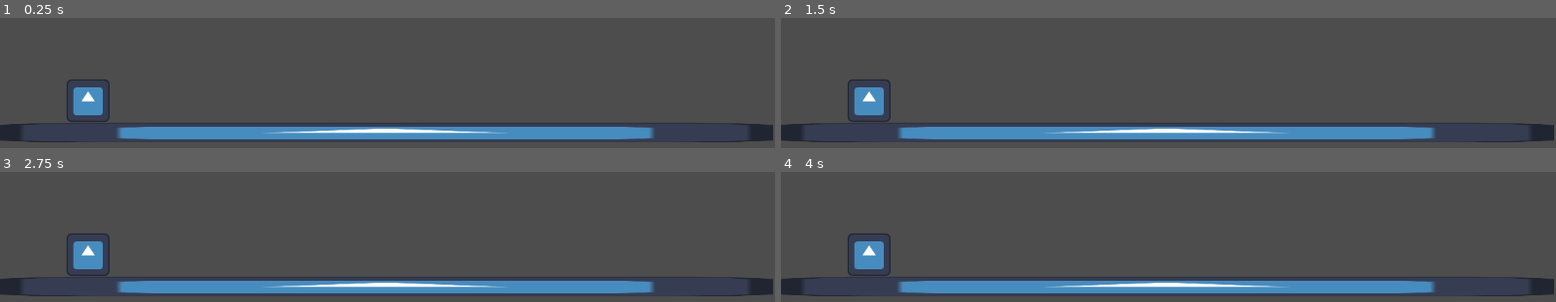
Above: before the commit, frames 1-4 (two rows, left to right).
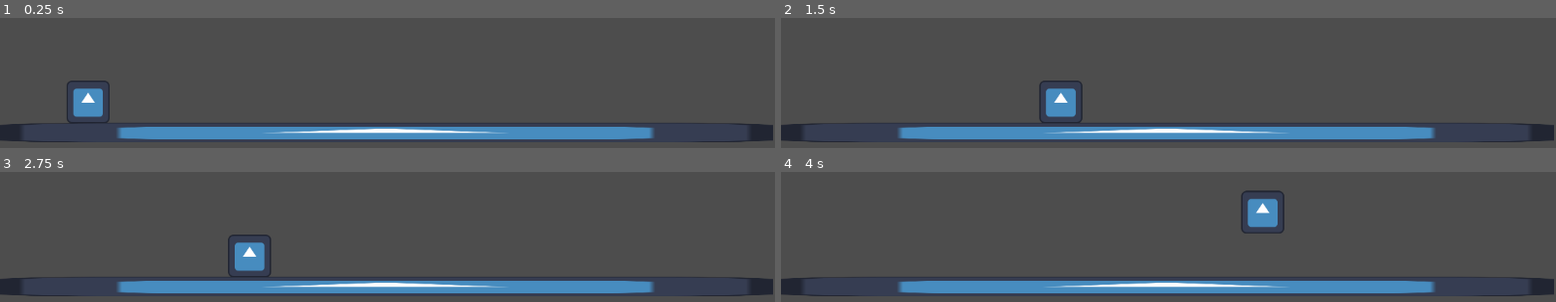
Above: after the commit, the same moments.

Repository: giulibaez/Reproducir-movimiento-en-Godot
Game: Godot game, scene res://main.tscn
Same seed, same stepped clock (60 frames per second), same inputs: the game is played once before the commit and once after it. The engine's default icon, where the game draws it, is replaced by a stand-in: a white triangle on a blue panel in a dark square.
Inputs:
- Up to frame 1 (0.25 s): no input
- Up to frame 2 (1.5 s): tap Enter at 0.5 s; hold D (move_right, bound only after the commit) from 0.53 s (still down); tap Space (jump, bound only after the commit) at 0.6, 0.77, 1.07, 1.35 s
- Up to frame 3 (2.75 s): tap Space (jump, bound only after the commit) at 1.52, 1.82, 2.1 s; release D (move_right, bound only after the commit) at 2.03 s; hold A (move_left, bound only after the commit) from 2.03 s (still down)
- Up to frame 4 (4 s): release A (move_left, bound only after the commit) at 2.78 s; hold D (move_right, bound only after the commit) from 2.78 s (still down); tap Space (jump, bound only after the commit) at 2.85, 3.02, 3.32, 3.6, 3.77 s

The runs differ from the first frame. In frame 1, 0.3% of the frame differs, in the area x 8-15%, y 47-81%; in frame 2, 2.2%; in frame 3, 2.1%; in frame 4, 2.2%, in the area x 8-65%, y 14-80%.

Commit message:
movimiento básico

Diff:
--- /dev/null
+++ b/reproducir-movimiento--hollow-knight/player.gd
@@ -0,0 +1,22 @@
+extends CharacterBody2D
+
+@export var speed: int
+@export var jumpSpeed: int
+var gravity= ProjectSettings.get_setting("physics/2d/default_gravity")
+
+func _physics_process(delta):
+	MoveX()
+	Jump(delta)
+	move_and_slide()
+
+
+func MoveX():
+	var InputGetAxis = Input.get_axis("move_left","move_right")
+	velocity.x= InputGetAxis * speed
+
+func Jump(delta):
+	if Input.is_action_just_pressed("jump")and is_on_floor():
+		velocity.y = -jumpSpeed
+
+	if not is_on_floor():
+		velocity.y += gravity * delta
--- a/reproducir-movimiento--hollow-knight/player.tscn
+++ b/reproducir-movimiento--hollow-knight/player.tscn
@@ -1,12 +1,16 @@
-[gd_scene load_steps=3 format=3 uid="uid://cto6qyglk2qvx"]
+[gd_scene load_steps=4 format=3 uid="uid://cto6qyglk2qvx"]
 
 [ext_resource type="Texture2D" uid="uid://dd51a1lvg2du0" path="res://icon.svg" id="1_4flbx"]
+[ext_resource type="Script" uid="uid://d4hcjtcuy4s2c" path="res://player.gd" id="1_onrkg"]
 
 [sub_resource type="RectangleShape2D" id="RectangleShape2D_onrkg"]
 size = Vector2(128, 128)
 
 [node name="player" type="CharacterBody2D"]
 scale = Vector2(0.5, 0.5)
+script = ExtResource("1_onrkg")
+speed = 300
+jumpSpeed = 400
 metadata/_edit_group_ = true
 
 [node name="Sprite2D" type="Sprite2D" parent="."]
--- a/reproducir-movimiento--hollow-knight/project.godot
+++ b/reproducir-movimiento--hollow-knight/project.godot
@@ -14,3 +14,21 @@
 run/main_scene="uid://deqqaglqfiqhu"
 config/features=PackedStringArray("4.4", "Forward Plus")
 config/icon="res://icon.svg"
+
+[input]
+
+move_right={
+"deadzone": 0.2,
+"events": [Object(InputEventKey,"resource_local_to_scene":false,"resource_name":"","device":-1,"window_id":0,"alt_pressed":false,"shift_pressed":false,"ctrl_pressed":false,"meta_pressed":false,"pressed":false,"keycode":0,"physical_keycode":68,"key_label":0,"unicode":100,"location":0,"echo":false,"script":null)
+]
+}
+move_left={
+"deadzone": 0.2,
+"events": [Object(InputEventKey,"resource_local_to_scene":false,"resource_name":"","device":-1,"window_id":0,"alt_pressed":false,"shift_pressed":false,"ctrl_pressed":false,"meta_pressed":false,"pressed":false,"keycode":0,"physical_keycode":65,"key_label":0,"unicode":97,"location":0,"echo":false,"script":null)
+]
+}
+jump={
+"deadzone": 0.2,
+"events": [Object(InputEventKey,"resource_local_to_scene":false,"resource_name":"","device":-1,"window_id":0,"alt_pressed":false,"shift_pressed":false,"ctrl_pressed":false,"meta_pressed":false,"pressed":false,"keycode":0,"physical_keycode":32,"key_label":0,"unicode":32,"location":0,"echo":false,"script":null)
+]
+}
Not shown, added: reproducir-movimiento--hollow-knight/player.gd.uid
